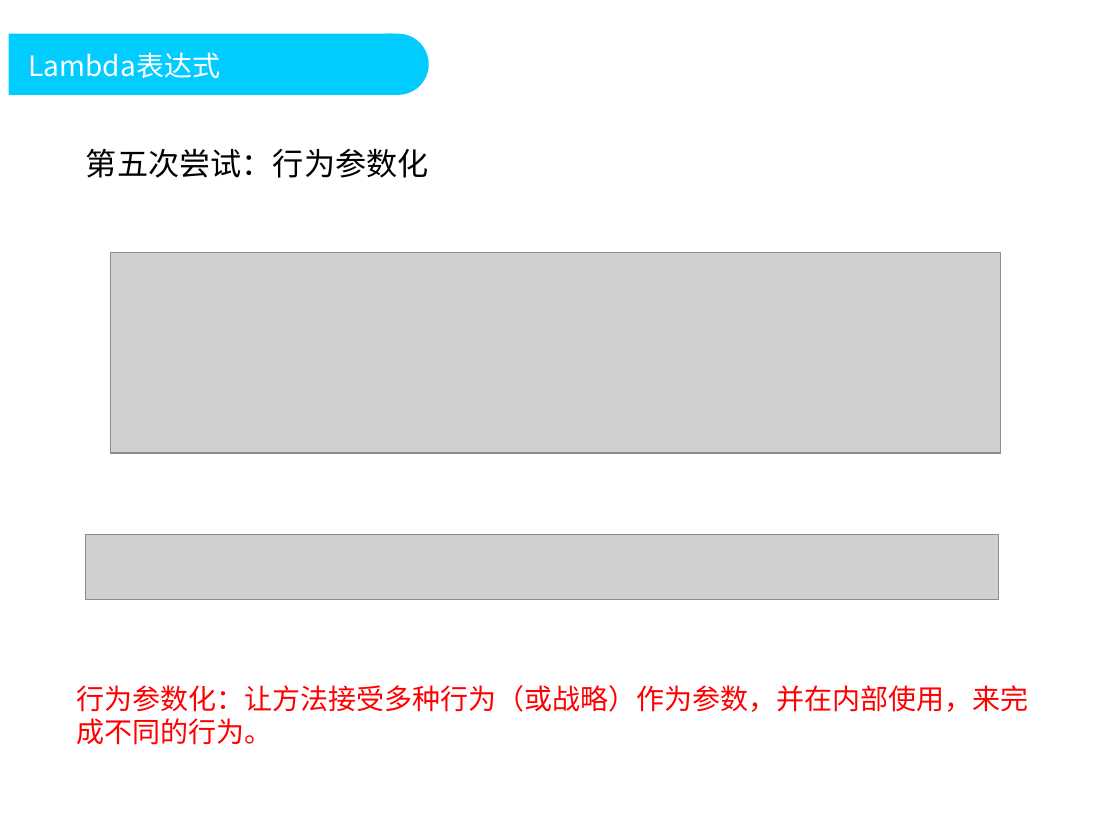
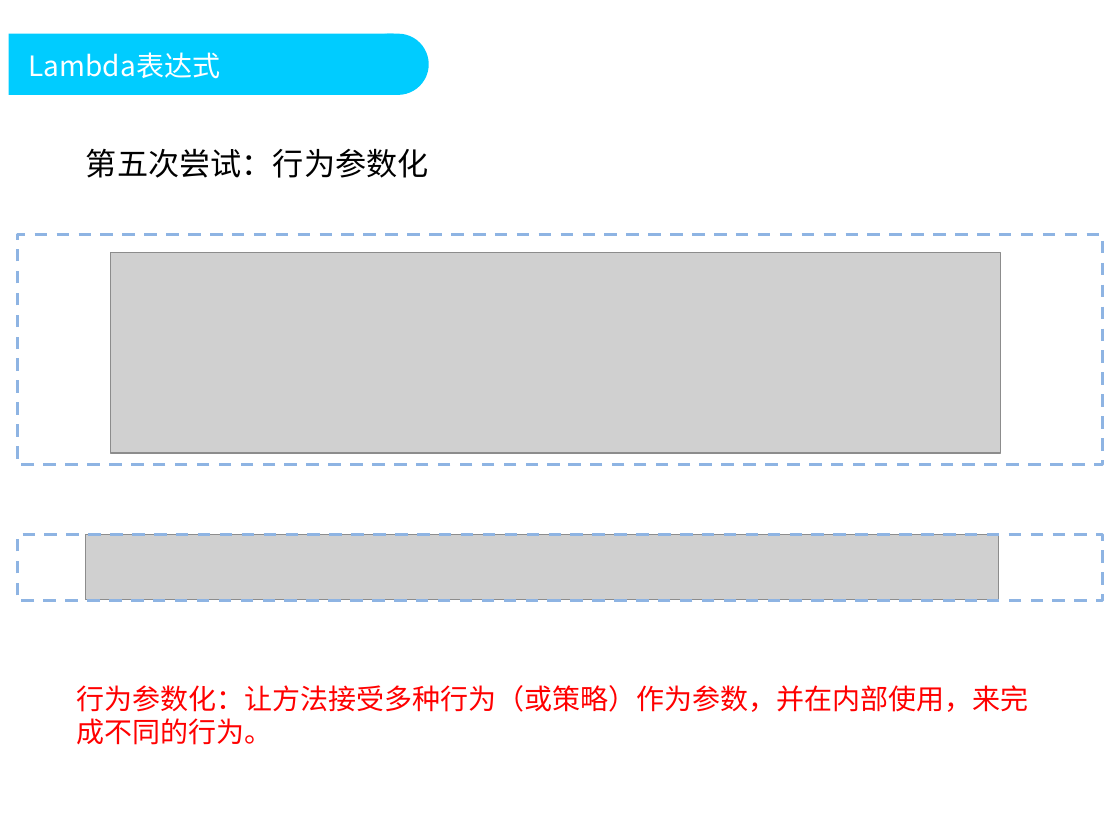
Before and after one commit to DoublePoint/MVC, a slide deck: slide 10 of 04相关插件/Java8/Java高级教程2.pptx. Drawn at 1120x840 pixels with LibreOffice and Linux fonts; fonts in the diff are those of the drawing; grey boxes stand for pictures; background and template pictures are left out. Boxes give left, top, right and bottom in pixels: in the first picture for what was removed or moved away, otherwise in the second. Text is boxed around its words. In the diff, an @@ line names an element or a change of style, - is before the commit and + after.

Commit message:
编写完成PPT以及考试题

```diff
--- a/04相关插件/Java8/Java高级教程2.pptx
+++ b/04相关插件/Java8/Java高级教程2.pptx
@@ rectangle added at <box>18,235,1103,465</box>, outline #8EB4E3 2 pt dashed @@
@@ rectangle added at <box>18,534,1103,600</box>, outline #8EB4E3 2 pt dashed @@
@@ text at <box>77,685,1029,745</box>: text changed @@
-行为参数化：让方法接受多种行为（或战略）作为参数，并在内部使用，来完成不同的行为。
+行为参数化：让方法接受多种行为（或策略）作为参数，并在内部使用，来完成不同的行为。
```
Also in this commit, not shown: 35 other slides changed, 7 slides added, 1 slide removed, 14 other files.
